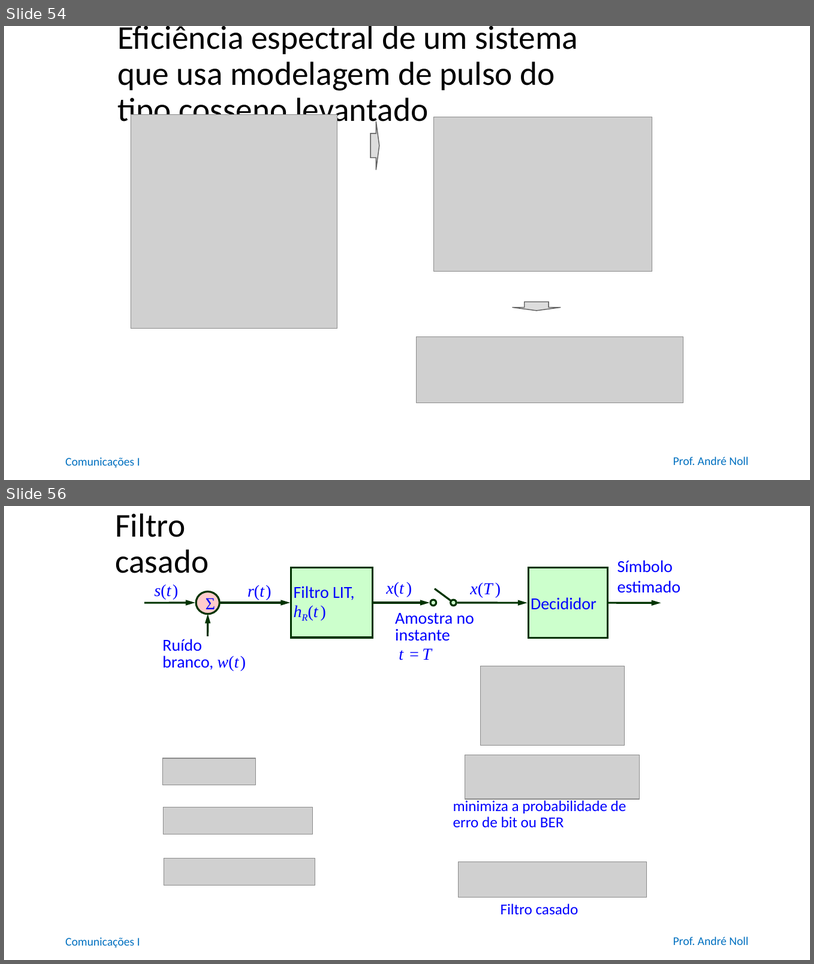
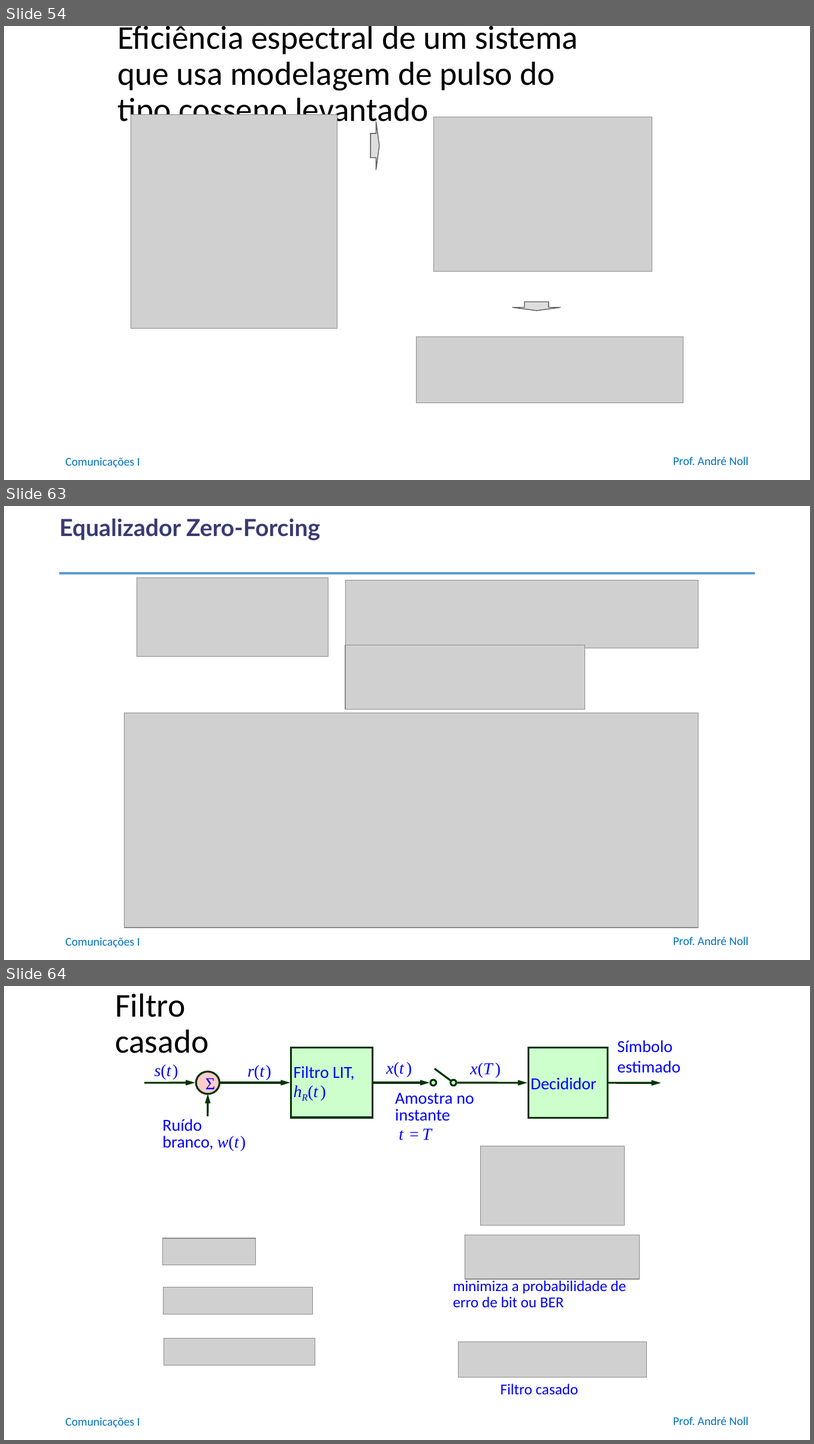
Before and after one commit to anollba/comunicacoes_i_ufrj, a slide deck: slides/Part3 -Digital/03_04_Códigos_linha.pptx. Shown one above the other, each under a label of ours: slides 54 and 56 before the commit, slides 54, 63 and 64 after it; the slides between them are not shown. The pictures are 814x964 and 814x1444 pixels, drawn with LibreOffice and Linux fonts; fonts in the diff are those of the drawing; grey boxes stand for pictures; background and template pictures are left out. Boxes give left, top, right and bottom in pixels: in the first picture for what was removed or moved away, otherwise in the second. Text is boxed around its words. In the diff, an @@ line names an element or a change of style, - is before the commit and + after.

```diff
--- a/slides/Part3 -Digital/03_04_Códigos_linha.pptx
+++ b/slides/Part3 -Digital/03_04_Códigos_linha.pptx
@@ slide 63 added at (4, 506, 810, 960), background #FFFFFF; not listed: 2 template elements that a slide beside it also shows @@
@@ title added at (59, 519, 320, 540), 28 pt, text #383B71, bold @@
+Equalizador Zero-Forcing
@@ line added from (60, 573) to (755, 573), #5B9BD5 3.25 pt @@
@@ picture added at (137, 578, 328, 657) @@
@@ picture added at (346, 580, 698, 648) @@
@@ picture added at (346, 645, 585, 709) @@
@@ picture added at (125, 713, 698, 927) @@
@@ what was slide 56 is now slide 64 @@
```
Also in this commit, not shown: 2 slides changed, 7 other slides added, 25 slides removed, 1 other file.
